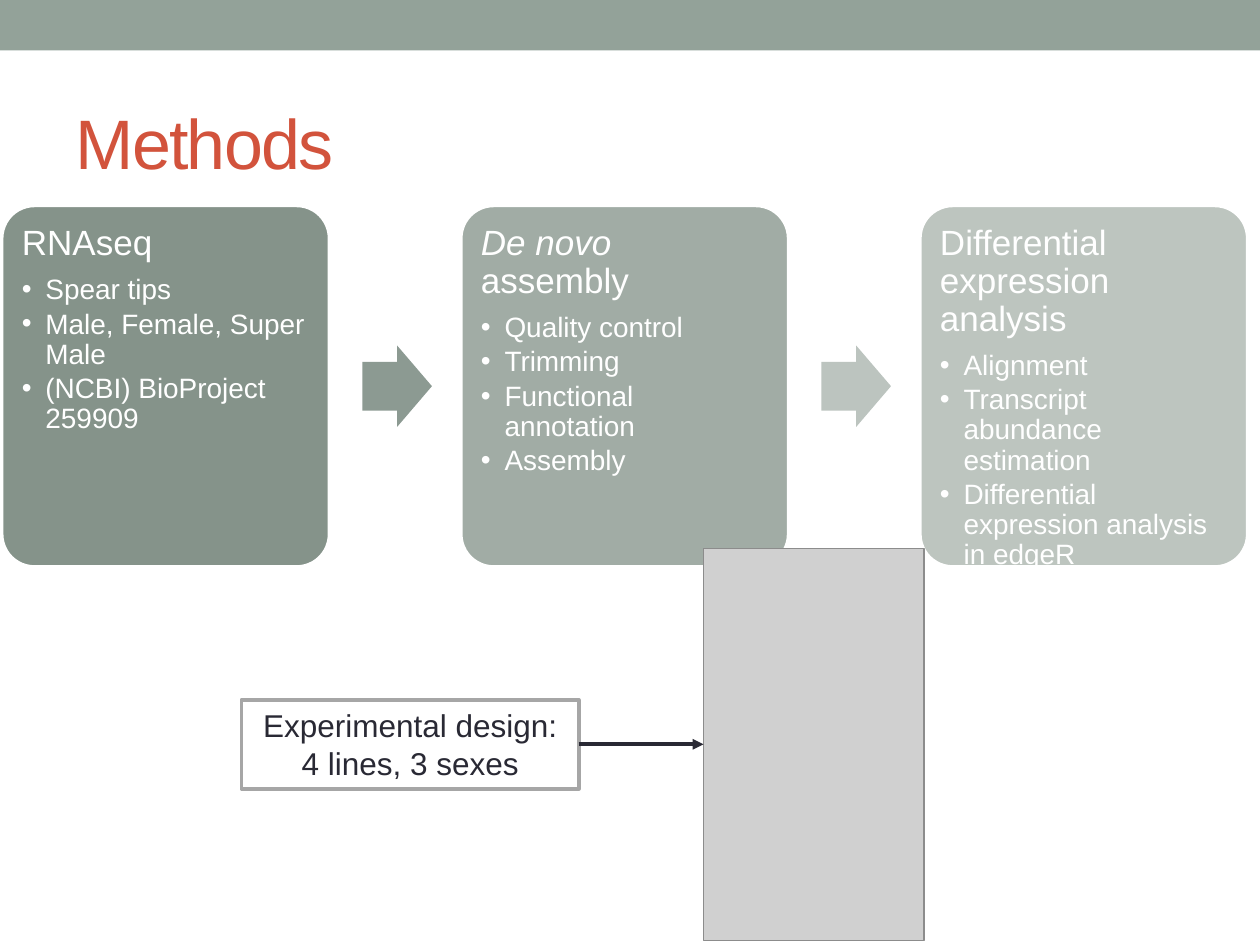
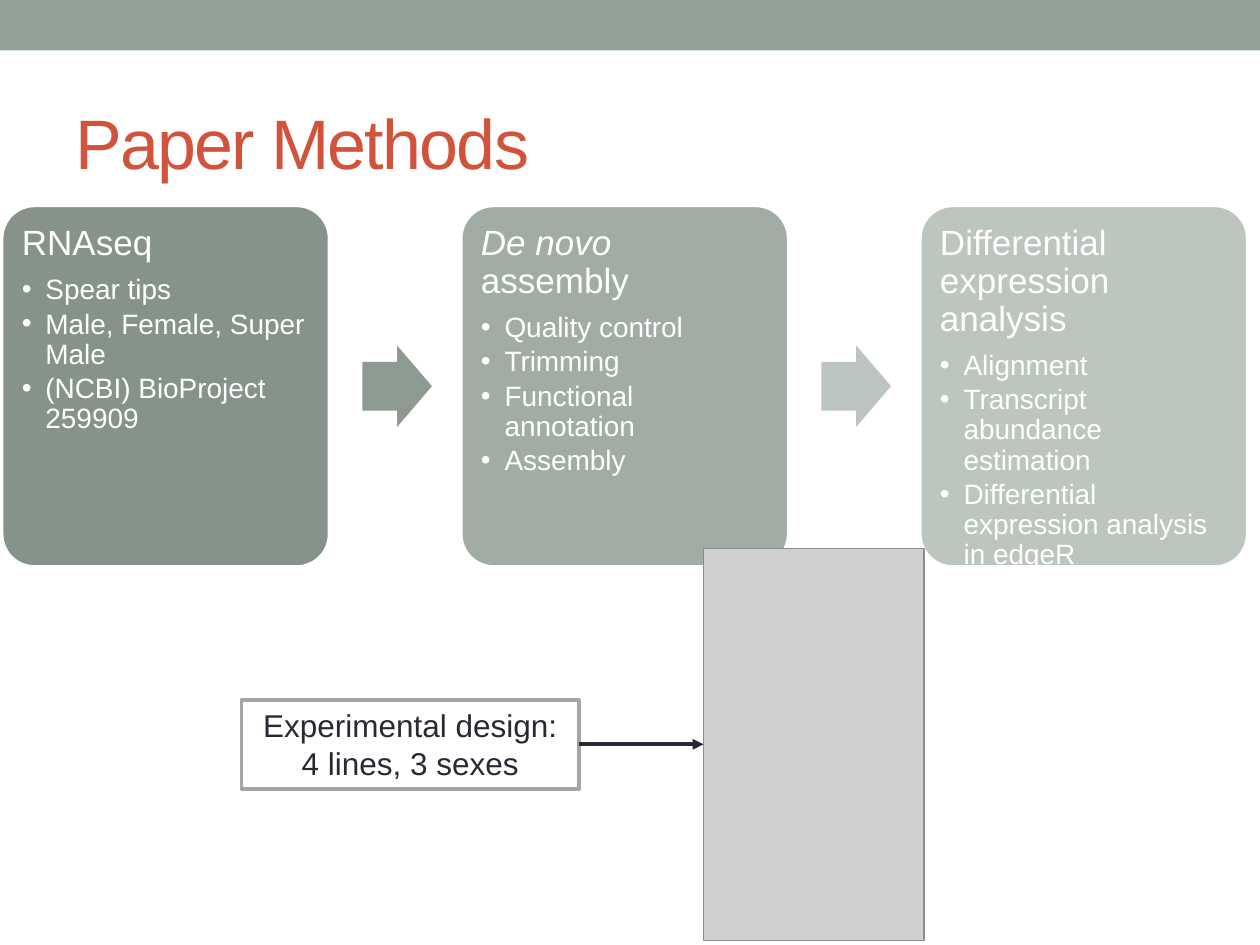
Before and after one commit to katholan/BCB546X-Spring2017_Valerin_final_project, a slide deck: slide 6 of asparagus.pptx. Drawn at 1260x945 pixels with LibreOffice and Linux fonts; fonts in the diff are those of the drawing; grey boxes stand for pictures. Boxes give left, top, right and bottom in pixels: in the first picture for what was removed or moved away, otherwise in the second. Text is boxed around its words. In the diff, an @@ line names an element or a change of style, - is before the commit and + after.

```diff
--- a/asparagus.pptx
+++ b/asparagus.pptx
@@ title at <box>76,118,529,182</box>: text changed @@
-Methods
+Paper Methods
```
Also in this commit, not shown: 3 other slides changed.
